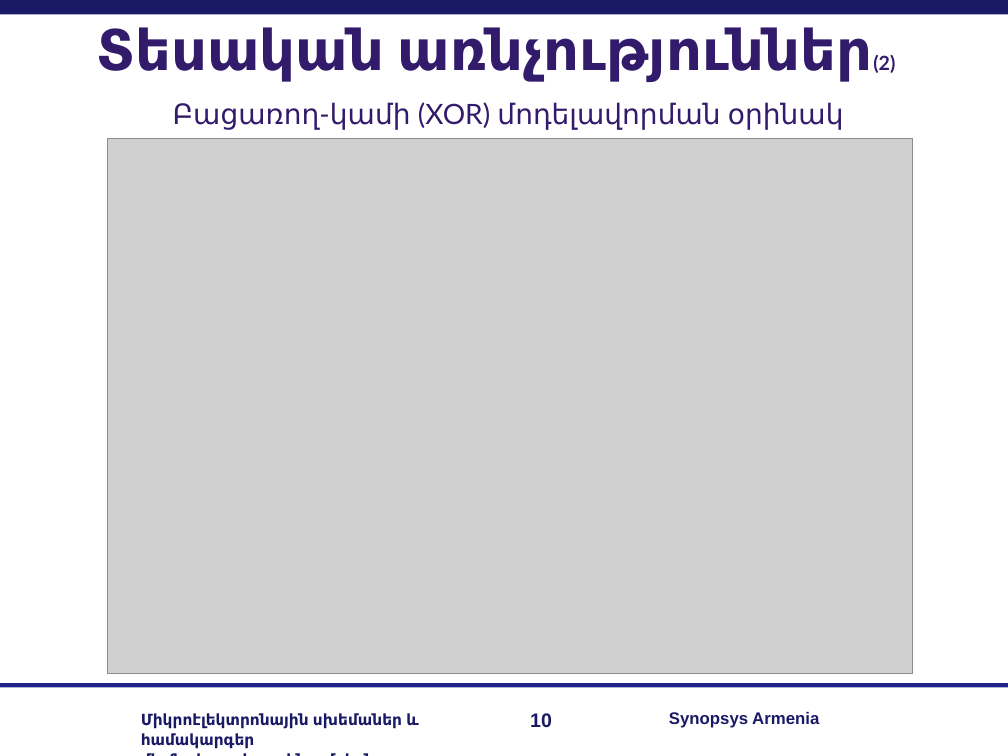
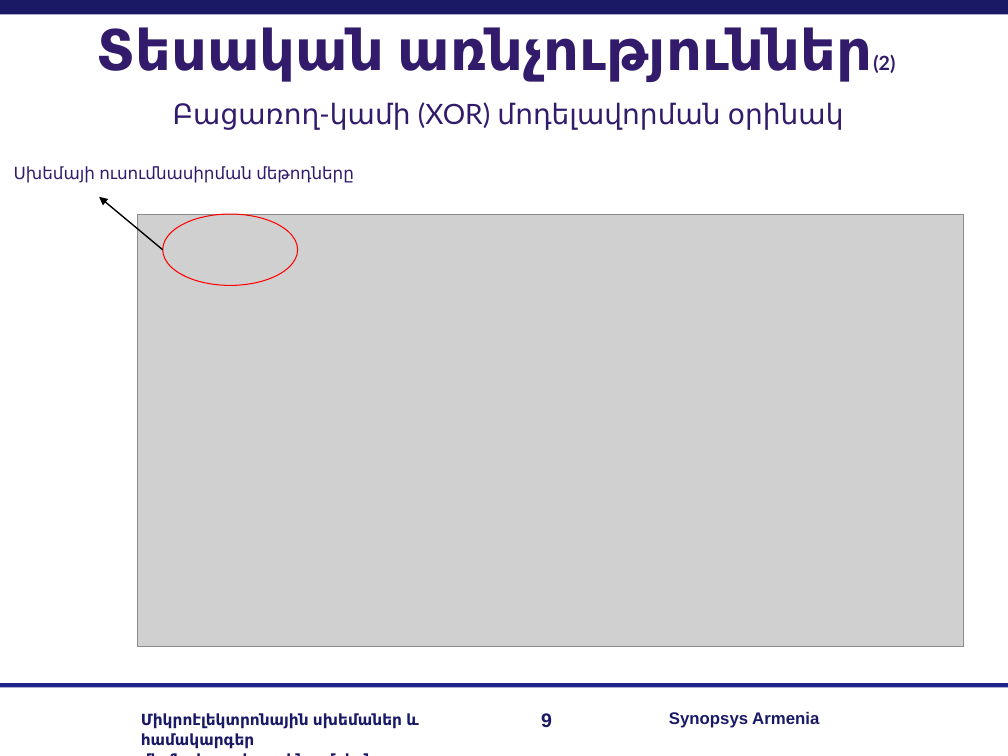
Before and after one commit to RazKarapetyan/Master_thesis, a slide deck: slide 9 of My real work/my_master_slides.ppt (slide 10 before the commit). Drawn at 1008x756 pixels with LibreOffice and Linux fonts; fonts in the diff are those of the drawing; grey boxes stand for pictures; background and template pictures are left out. Boxes give left, top, right and bottom in pixels: in the first picture for what was removed or moved away, otherwise in the second. Text is boxed around its words. In the diff, an @@ line names an element or a change of style, - is before the commit and + after.

```diff
--- a/My real work/my_master_slides.ppt
+++ b/My real work/my_master_slides.ppt
@@ text added at bbox=[14, 166, 354, 183], 12 pt, text #321B6B @@
+Սխեմայի ուսումնասիրման մեթոդները
@@ arrow added from (162, 250) to (99, 197), #000000 0.99 pt @@
@@ picture: place and size @@
-picture at bbox=[107, 138, 912, 673]
+picture at bbox=[137, 214, 964, 646]
@@ ellipse added at bbox=[162, 214, 297, 285], outline #FF0000 0.74 pt @@
@@ page number at bbox=[541, 713, 552, 727]: text changed @@
-10
+9
```
Also in this commit, not shown: 4 other slides changed, 1 slide added, 2 slides removed, 5 other files.
